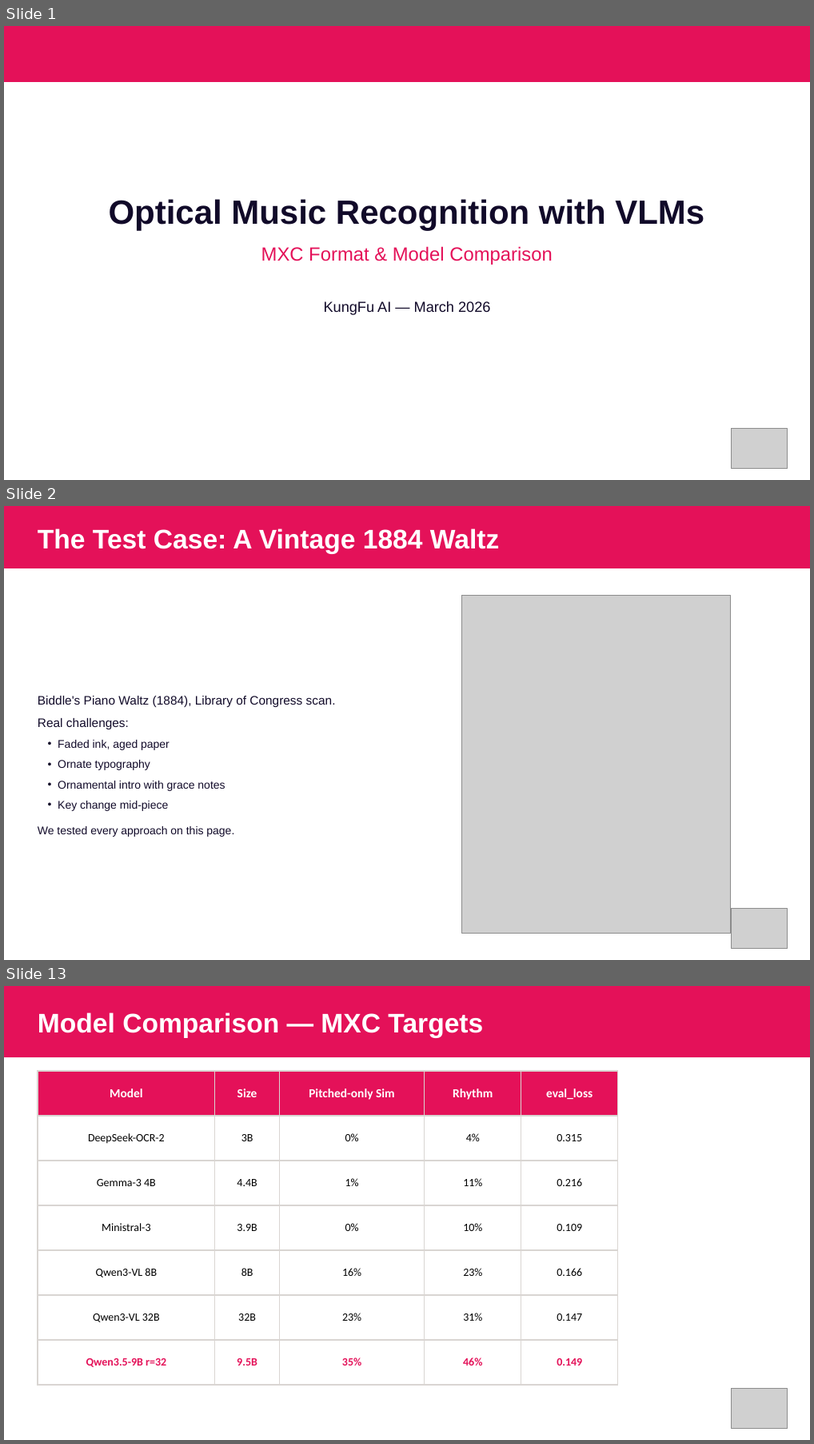
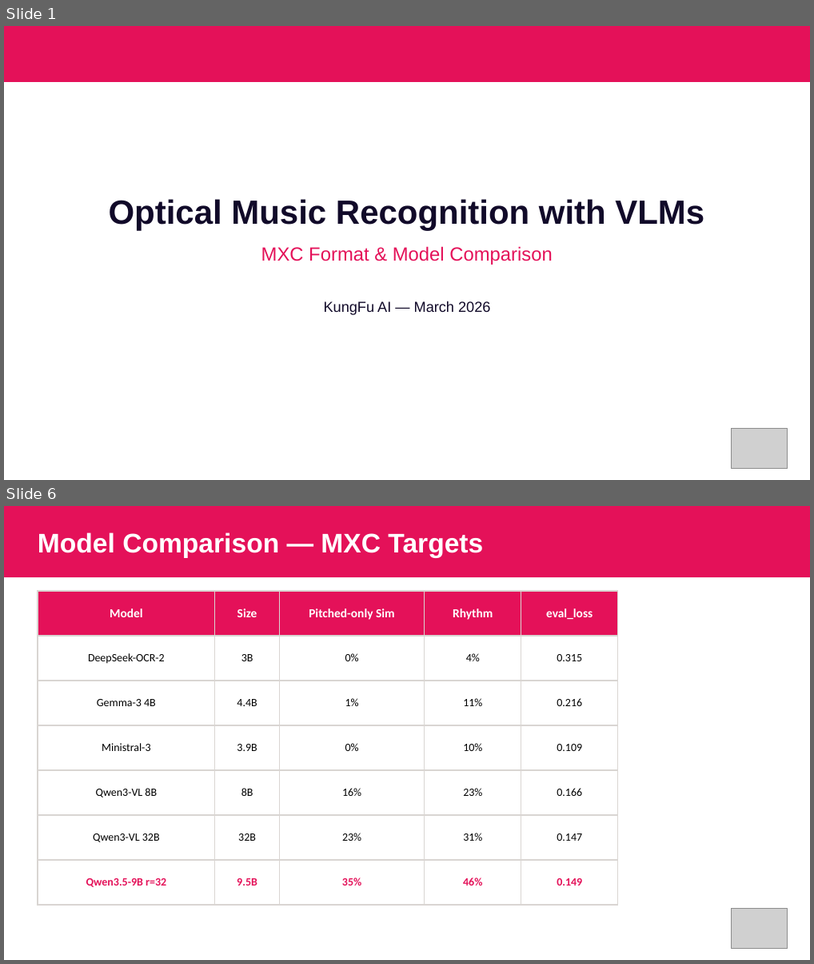
Before and after one commit to kungfuai/CVlization, a slide deck: examples/perception/optical_music_recognition/slides-omr-mxc/omr-mxc-results.pptx. Shown one above the other, each under a label of ours: slides 1, 2 and 13 before the commit, slides 1 and 6 after it; the slides between them are not shown. The pictures are 814x1444 and 814x964 pixels, drawn with LibreOffice and Linux fonts; fonts in the diff are those of the drawing; grey boxes stand for pictures. Boxes give left, top, right and bottom in pixels: in the first picture for what was removed or moved away, otherwise in the second. Text is boxed around its words. In the diff, an @@ line names an element or a change of style, - is before the commit and + after.

```diff
--- a/examples/perception/optical_music_recognition/slides-omr-mxc/omr-mxc-results.pptx
+++ b/examples/perception/optical_music_recognition/slides-omr-mxc/omr-mxc-results.pptx
@@ slide 2 removed at box(4, 506, 810, 960), background #FFFFFF @@
@@ rectangle removed at box(4, 506, 810, 568) @@
@@ text removed at box(38, 528, 499, 554) @@
-The Test Case: A Vintage 1884 Waltz
@@ picture removed at box(462, 596, 731, 933) @@
@@ text removed at box(38, 696, 336, 707) @@
-Biddle's Piano Waltz (1884), Library of Congress scan.
@@ text removed at box(38, 718, 129, 729) @@
-Real challenges:
@@ text removed at box(58, 740, 225, 811) @@
-• Faded ink, aged paper
-• Ornate typography
-• Ornamental intro with grace notes
-• Key change mid-piece
@@ text removed at box(38, 826, 234, 836) @@
-We tested every approach on this page.
@@ picture removed at box(732, 908, 788, 948) @@
@@ what was slide 13 is now slide 6 @@
```
Also in this commit, not shown: 9 slides changed, 6 other slides removed, 31 other files.
